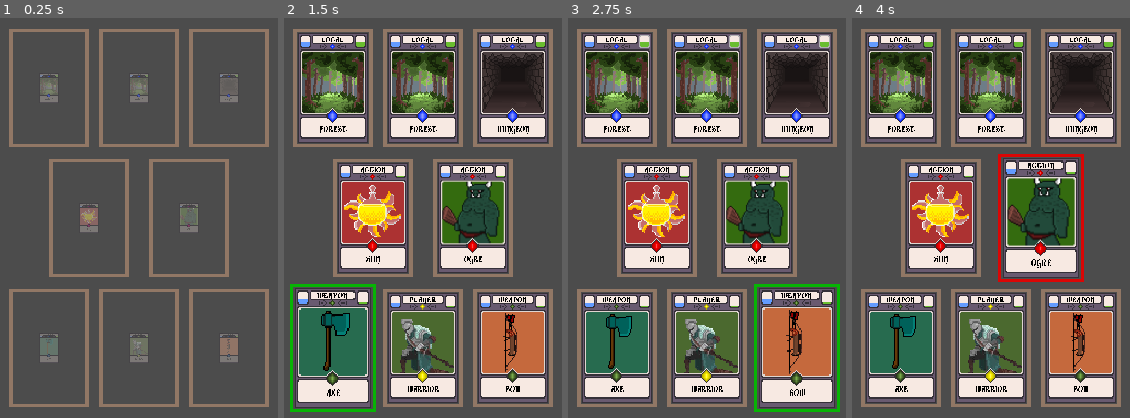
Above: before the commit, frames 1-4 (left to right).
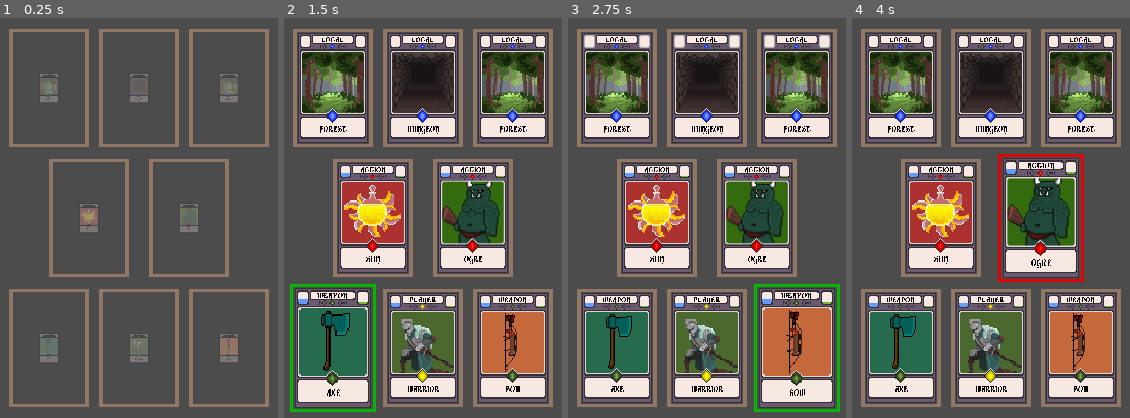
Above: after the commit, the same moments.

Repository: kdds22/Crawler-Card-RPG
Game: Godot game, scene res://scenes/MainCore.tscn
Two runs of this game, one before a commit and one after it. Both use one fixed random seed, a clock stepped at 60 frames per second and the inputs below.
Inputs (mouse positions are in pixels of both pictures, inside the frame that each line leads up to):
- Up to frame 1 (0.25 s): no input
- Up to frame 2 (1.5 s): move the mouse to (423, 346) at 0.52 s; hold P (atk_enemy) 0.53-1.28 s; move the mouse to (334, 346) at 1.27 s; click (334, 346) at 1.35 s
- Up to frame 3 (2.75 s): tap Enter at 2 s; move the mouse to (795, 346) at 2.02 s; hold P (atk_enemy) from 2.03 s (still down)
- Up to frame 4 (4 s): move the mouse to (940, 218) at 2.77 s; release P (atk_enemy) at 2.78 s; click (940, 218) at 2.85 s; move the mouse to (1041, 218) at 3.52 s; hold P (atk_enemy) from 3.53 s (still down)

The runs differ from the first frame. In frame 1, 0.2% of the frame differs, in the area x 14-85%, y 14-21%; in frame 2, 6.3%; in frame 3, 6.4%, in the area x 5-94%, y 4-29%; in frame 4, 6.3%.

Commit message:
Sistema de Distancia dos Objetivos e Itens Especiais -> DELETADO - Refazer do ZERO o sistema de distancia - Bug menor corrigido > Ultima carta escolhida pra interacao (precisa estar focada)

Diff:
--- a/scripts/MainCore.gd
+++ b/scripts/MainCore.gd
@@ -15,9 +15,6 @@
 # Para cada Position2D dentro de $Cards,
 # instancia uma carta base (CardBase)
 func _ready() -> void:
-
-	CoreSystemManager.set_distance_difficulty(5)
-
 	randomize()
 	for i in all_pos:
 		start_pre_card_base(i)
--- a/scripts/Mouse.gd
+++ b/scripts/Mouse.gd
@@ -1,10 +1,4 @@
 extends Area2D
-
-
-
-# Called when the node enters the scene tree for the first time.
-func _ready() -> void:
-	pass # Replace with function body.
 
 
 
@@ -15,12 +9,16 @@
 	pass
 
 
+# Detecção do Body com Mouse_Area (ENTRADA)
 func _on_Mouse_body_entered(body: PhysicsBody2D) -> void:
 	CardManager._on_card_interacting = body
-	print("\nMouse: ",body.my_info["Name"], "\n")
-	pass # Replace with function body.
+	print("\nMouse Entrou: ",body.my_info["Name"], "\n")
+	pass # func _on_Mouse_body_entered
 
 
+# Detecção do Body com Mouse_Area (ENTRADA)
 func _on_Mouse_body_exited(body: PhysicsBody2D) -> void:
+	CardManager._on_card_interacting = null
 	body.position = body.initial_position
-	pass # Replace with function body.
+	print("\nMouse Saiu: ",body.my_info["Name"], "\n")
+	pass # func _on_Mouse_body_exited
--- a/scripts/global/CardManager.gd
+++ b/scripts/global/CardManager.gd
@@ -197,9 +197,7 @@
 		description = "Light"
 		image = image_local[1]
 
-	var start_distances : Array = CoreSystemManager.start_card_distance(false, 0)
-
-	var local = return_card_info(type, name, image, group, 0, description, false, Color(.05,.05,1.5,1), index, start_distances[0], start_distances[1])
+	var local = return_card_info(type, name, image, group, 0, description, false, Color(.05,.05,1.5,1), index, CoreSystemManager.goal_distance, CoreSystemManager.special_item_distance)
 	#Tipo, Nome, Imagem, Group, Power, Description, Has_Item, Moldure_Color, Index, Distance_Goal, Distance_Special_Item
 
 	match group:
@@ -239,40 +237,17 @@
 
 
 # Retorna um Local aleatorio se puder
+# O CHANGE serve pra indicar se virá um novo tipo de LOCAL
 func random_local(info : Dictionary, change : bool, index : int) -> Dictionary:
 #func random_local(index : int, group : String, change : bool) -> Dictionary:
-
+	print("\n\nChange RANDOM_LOCAL: ",change," - Index: ",index,"\n\n")
 	var type := "Local"
 	var name : String
 	var image : String
 	var local_chance : int
 
-	var distance_goal : int = CoreSystemManager.goal_distance
-	var distance_special_item : int = CoreSystemManager.special_item_distance
-
-	if info["Index"] == index:
-
-		if info["Distance_Goal"] > info["Distance_Special_Item"]:
-			CoreSystemManager.increment_quest_distance()
-			CoreSystemManager.actual_focus_distance = 0
-		else:
-			CoreSystemManager.increment_special_item_distance()
-			CoreSystemManager.actual_focus_distance = 1
-
-		distance_goal = CoreSystemManager.goal_distance
-		distance_special_item = CoreSystemManager.special_item_distance
-	else:
-
-		var goal_item
-		if info["Distance_Goal"] > info["Distance_Special_Item"]:
-			goal_item = 0
-		else:
-			goal_item = 1
-
-		# definindo a distancia do CoreLoop
-		var distance = CoreSystemManager.start_card_distance(true, goal_item)
-		distance_goal = distance[0]
-		distance_special_item = distance[1]
+	var distance_goal = CoreSystemManager.goal_distance
+	var distance_special_item = CoreSystemManager.special_item_distance
 
 	if change:
 		local_chance = CoreSystemManager.get_chance()
@@ -286,8 +261,6 @@
 		name = CoreSystemManager.actual_card_local["Name"]
 		image = CoreSystemManager.actual_card_local["Image"]
 
-
-
 	var local = return_card_info(type, name, image, info["Group"], 0, "", false, Color(.05,.05,1.5,1), info["Index"], distance_goal, distance_special_item)
 	#Tipo, Nome, Imagem, Group, Power, Description, Has_Item, Moldure_Color, Index, Distance_Goal, Distance_Special_Item
 
--- a/scripts/global/CoreSystemManager.gd
+++ b/scripts/global/CoreSystemManager.gd
@@ -14,13 +14,19 @@
 
 ##### CONTROLE MUTÁVEIS DO JOGO, SERÁ USADO PRA CONTROLAR AS INFORMAÇÕES COM BASE NAS CONSTANTES #####
 
-var local_qtd : int = 0
-var goal_distance : int = 0
-var special_item_distance : int = 0
-var actual_distance_difficulty : int = 0
+export var local_qtd : int = 0
+export var goal_distance : int = 0
+export var special_item_distance : int = 0
+export var actual_distance_difficulty : int = 0
 
-var actual_focus_distance : int = 0 # 0 = Goal , 1 = Special_Item
+export var actual_focus_distance : int = 0 # 0 = Goal , 1 = Special_Item
 
+
+export var player_hp : int = 10
+export var weapon_damage : int = 5
+export var potion_cure : int = 5
+export var enemy_hp : int = 10
+export var enemy_atk : int = 2
 
 ##### FIM DO CONTROLE MUTÁVEL #####
 
@@ -28,7 +34,7 @@
 
 ##### Actual Cards #####
 
-var actual_card_local : Dictionary
+export var actual_card_local : Dictionary
 
 ##### Actual Cards #####
 
@@ -80,58 +86,3 @@
 	else: return false
 
 	pass # func get_local_change
-
-
-# Usado pra escolher qual a dificuldade da QUEST escolhida
-func set_distance_difficulty(value : int) -> void:
-	actual_distance_difficulty = value
-
-	pass # func set_distance_difficulty
-
-
-# Aproxima o jogador do Objetivo da Quest
-func increment_quest_distance() -> void:
-	goal_distance += actual_distance_difficulty
-	special_item_distance -= actual_distance_difficulty
-	if special_item_distance <= 0:
-		special_item_distance = 0
-
-	pass # func increment_quest_distance
-
-
-# Aproxima o jogador de um Item Especial existente na QUest
-func increment_special_item_distance() -> void:
-	special_item_distance += actual_distance_difficulty
-	goal_distance -= actual_distance_difficulty
-	if goal_distance <= 0:
-		goal_distance = 0
-
-	pass # func increment_special_item_distance
-
-
-# Inicializa valores para
-func start_card_distance(new : bool, goal_item : int) -> Array:
-	if new:
-		if goal_item == actual_focus_distance:
-			if actual_focus_distance == 0:
-				increment_quest_distance()
-			elif actual_focus_distance == 1:
-				increment_special_item_distance()
-		else:
-			set_new_values_goal_item()
-	else:
-		set_new_values_goal_item()
-
-	return [goal_distance, special_item_distance] # func start_card_distance
-
-
-# SETa novos valores de proximidade (Objetivo-SpecialItem)
-func set_new_values_goal_item() -> void:
-	if get_chance() <= 50:
-		goal_distance = 51
-		special_item_distance = 49
-	else:
-		special_item_distance = 51
-		goal_distance = 49
-
-	pass # func set_new_values_goal_item
